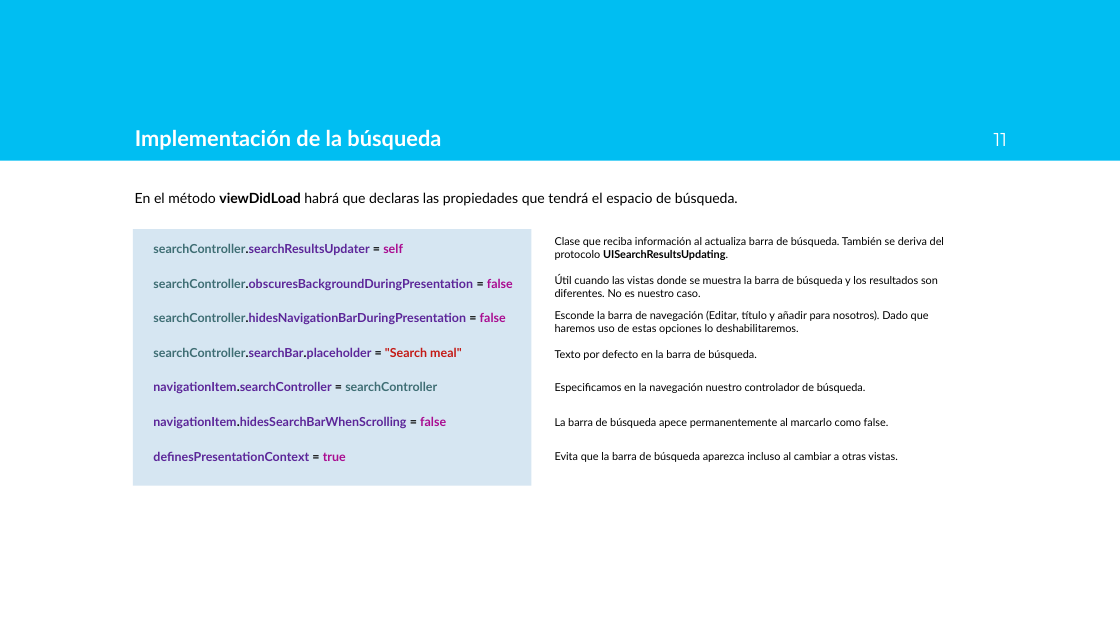
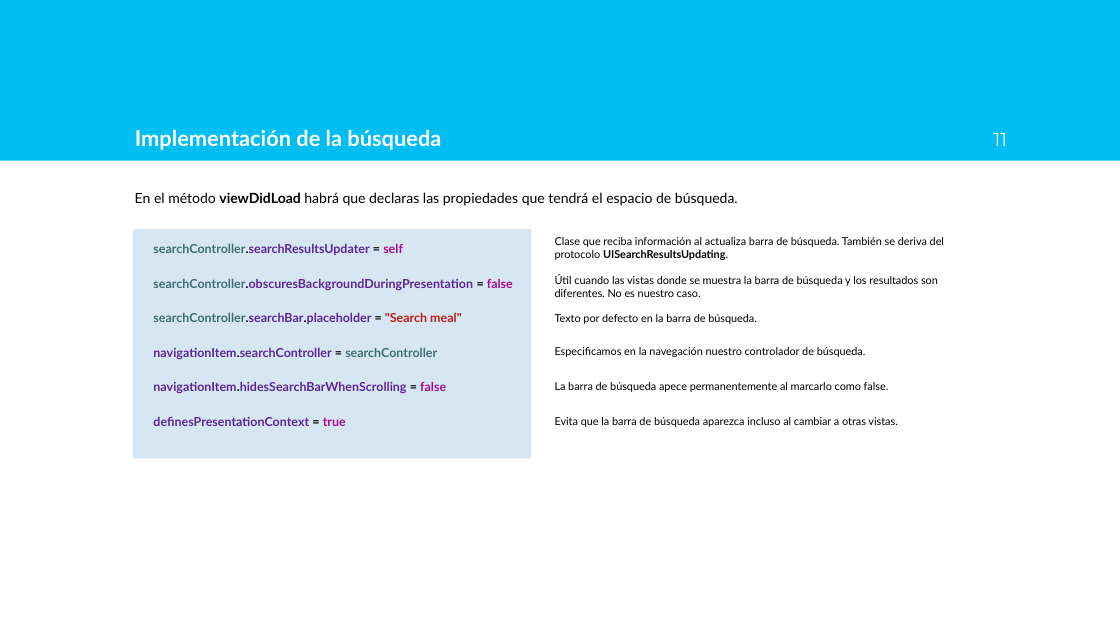
Before and after one commit to AlfonsoLRz/iOS_SearchBar, a slide deck: slide 11 of doc/Presentación.pptx. Drawn at 1120x630 pixels with LibreOffice and Linux fonts; fonts in the diff are those of the drawing; background and template pictures are left out. Boxes give left, top, right and bottom in pixels: in the first picture for what was removed or moved away, otherwise in the second. Text is boxed around its words. In the diff, an @@ line names an element or a change of style, - is before the commit and + after.

```diff
--- a/doc/Presentación.pptx
+++ b/doc/Presentación.pptx
@@ rectangle: place and size @@
-rectangle at bbox=[133, 230, 532, 486]
+rectangle at bbox=[133, 230, 532, 459]
@@ text at bbox=[153, 312, 506, 325]: paragraph removed @@
-searchController.hidesNavigationBarDuringPresentation = false
@@ text at bbox=[555, 310, 929, 334]: paragraph removed @@
-Esconde la barra de navegación (Editar, título y añadir para nosotros). Dado que haremos uso de estas opciones lo deshabilitaremos.
```
Also in this commit, not shown: 9 other slides changed, 3 other files.
